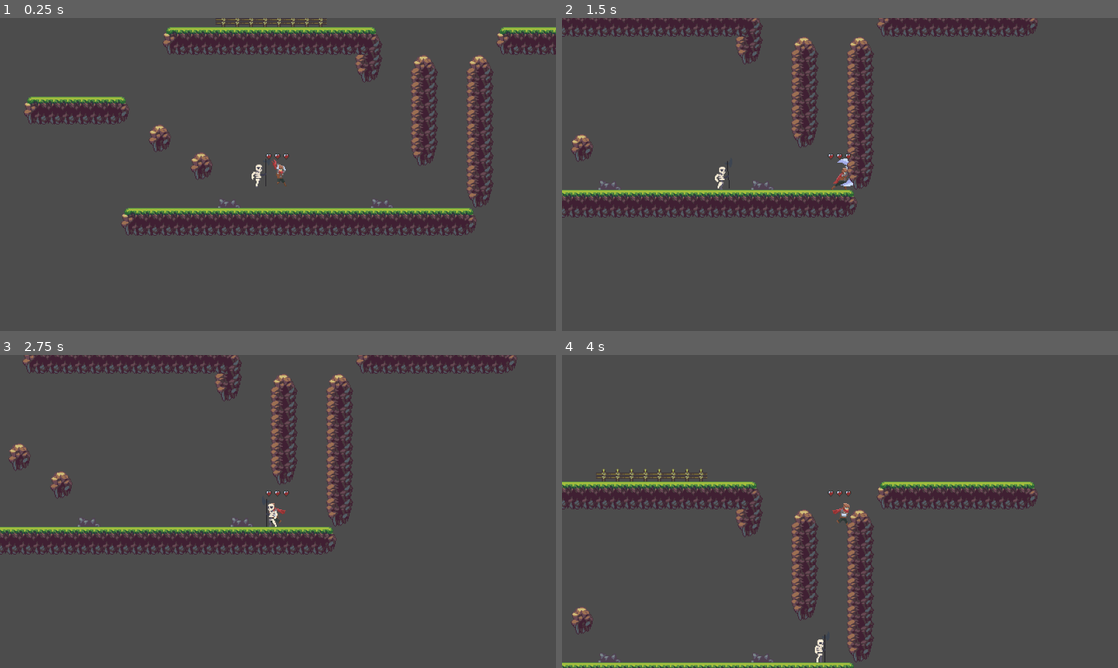
Above: before the commit, frames 1-4 (two rows, left to right).
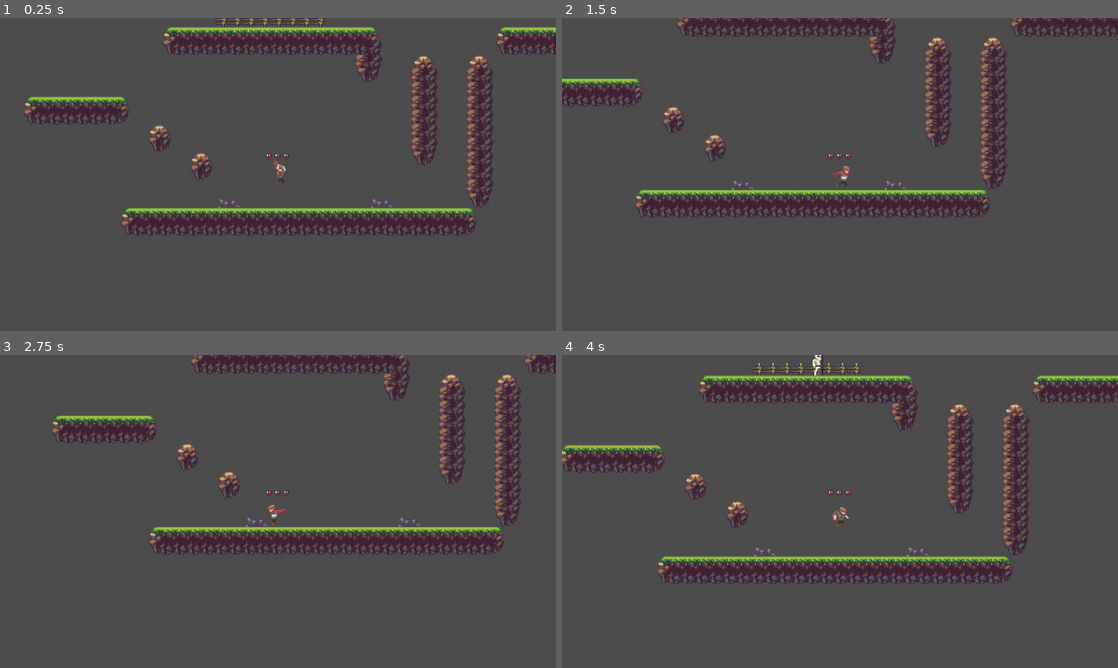
Above: after the commit, the same moments.

Repository: brigs53/GodotPlatformer
Game: Godot game, scene res://Scenes/TileMap.tscn
Two runs of this game, one before a commit and one after it. Both use one fixed random seed, a clock stepped at 60 frames per second and the inputs below.
Inputs:
- Up to frame 1 (0.25 s): no input
- Up to frame 2 (1.5 s): hold Right (ui_right) from 0.53 s (still down); tap Space (jump) at 0.6, 0.77, 1.07 s; tap V (light attack) at 1.35 s
- Up to frame 3 (2.75 s): tap Space (jump) at 1.52, 1.55, 1.82, 2.1 s; release Right (ui_right) at 2.03 s; hold Left (ui_left) from 2.03 s (still down)
- Up to frame 4 (4 s): release Left (ui_left) at 2.78 s; hold Right (ui_right) from 2.78 s (still down); tap V (light attack) at 2.85 s; tap Space (jump) at 3.02, 3.05, 3.32, 3.6, 3.77 s

The runs differ from the first frame. In frame 1, less than 0.1% of the frame differs, in the area x 45-51%, y 45-55%; in frame 2, 14%; in frame 3, 15%; in frame 4, 19%, in the area x 0-100%, y 0-100%.

Commit message:
Adjusted Movement
Added adjustable horizontal acceleration, mid air movement still needs to be fixed + direction of sprite

Diff:
--- a/GodotTest/Scenes/Player.tscn
+++ b/GodotTest/Scenes/Player.tscn
@@ -19,18 +19,6 @@
 "transitions": PoolRealArray( 1, 1 ),
 "update": 1,
 "values": [ 22, 23 ]
-}
-tracks/1/type = "value"
-tracks/1/path = NodePath(".:canIdle")
-tracks/1/interp = 1
-tracks/1/loop_wrap = true
-tracks/1/imported = false
-tracks/1/enabled = true
-tracks/1/keys = {
-"times": PoolRealArray( 0, 2.4 ),
-"transitions": PoolRealArray( 1, 1 ),
-"update": 1,
-"values": [ true, true ]
 }
 
 [sub_resource type="Animation" id=2]
@@ -61,18 +49,6 @@
 "update": 1,
 "values": [ false, true ]
 }
-tracks/2/type = "value"
-tracks/2/path = NodePath(".:canIdle")
-tracks/2/interp = 1
-tracks/2/loop_wrap = true
-tracks/2/imported = false
-tracks/2/enabled = true
-tracks/2/keys = {
-"times": PoolRealArray( 0, 2.8 ),
-"transitions": PoolRealArray( 1, 1 ),
-"update": 1,
-"values": [ false, true ]
-}
 
 [sub_resource type="Animation" id=3]
 length = 5.5
@@ -88,18 +64,6 @@
 "transitions": PoolRealArray( 1, 1, 1 ),
 "update": 1,
 "values": [ 1, 2, 3 ]
-}
-tracks/1/type = "value"
-tracks/1/path = NodePath(".:canIdle")
-tracks/1/interp = 1
-tracks/1/loop_wrap = true
-tracks/1/imported = false
-tracks/1/enabled = true
-tracks/1/keys = {
-"times": PoolRealArray( 0, 5.3 ),
-"transitions": PoolRealArray( 1, 1 ),
-"update": 1,
-"values": [ true, true ]
 }
 
 [sub_resource type="Animation" id=4]
@@ -133,30 +97,6 @@
 "transitions": PoolRealArray( 1, 1, 1, 1, 1, 1, 1, 1, 1, 1, 1, 1, 1, 1, 1, 1, 1, 1, 1 ),
 "update": 1,
 "values": [ 41, 42, 43, 44, 45, 46, 47, 48, 49, 50, 51, 52, 53, 54, 55, 56, 57, 58, 59 ]
-}
-tracks/1/type = "value"
-tracks/1/path = NodePath(".:canIdle")
-tracks/1/interp = 1
-tracks/1/loop_wrap = true
-tracks/1/imported = false
-tracks/1/enabled = true
-tracks/1/keys = {
-"times": PoolRealArray( -0.1, 6.2 ),
-"transitions": PoolRealArray( 1, 1 ),
-"update": 1,
-"values": [ false, true ]
-}
-tracks/2/type = "value"
-tracks/2/path = NodePath(".:canFall")
-tracks/2/interp = 1
-tracks/2/loop_wrap = true
-tracks/2/imported = false
-tracks/2/enabled = true
-tracks/2/keys = {
-"times": PoolRealArray( -0.1, 6.2 ),
-"transitions": PoolRealArray( 1, 1 ),
-"update": 1,
-"values": [ false, true ]
 }
 
 [sub_resource type="Animation" id=6]
--- a/GodotTest/Scenes/TileMap.tscn
+++ b/GodotTest/Scenes/TileMap.tscn
@@ -25,4 +25,4 @@
 tile_data = PoolIntArray( -983057, 8, 0, -983056, 8, 0, -983055, 8, 0, -983054, 8, 0, -983053, 8, 0, -983052, 8, 0, -98 …(965 unchanged characters)…
 
 [node name="Enemy" parent="." instance=ExtResource( 3 )]
-position = Vector2( -244.38, -103.304 )
+position = Vector2( -244.38, -300 )
--- a/GodotTest/Scenes/mainGame.gd
+++ b/GodotTest/Scenes/mainGame.gd
@@ -1,7 +1,10 @@
 extends KinematicBody2D
 
-export(float) var runSpeed = 220
-
+export(float) var runSpeed = 20
+export(float) var xdecel = 1
+export(float) var xaccel = 2
+export(float) var velCap = 10
+var move = 0.0
 var velocity = Vector2()
 export(float) var jumpHeight = 40
 export(float) var jumpTime = 0.3
@@ -10,40 +13,55 @@
 
 func _ready():
 	pass
-
 # Called every frame. 'delta' is the elapsed time since the previous frame.
 func _physics_process(delta):
-	var move = 0.0
+
+	#direction
+	if(velocity.x > 0):
+		$Sprite.flip_h= false
+	if(velocity.x < 0):
+		$Sprite.flip_h= true
+	print(move)
+
+	#velocity calculations
+	# -y is up, +y is down
+	velocity.x = move * runSpeed
 	var gravity = 2*jumpHeight/(jumpTime*jumpTime)
+	velocity.y += gravity*delta
+	velocity = move_and_slide(velocity, Vector2(0, -1))
 
-	velocity.y += gravity*delta
+	#horizontal acceleration/deceleration
+	if(abs(move) >= velCap):
+		if(sign(move) == 1):
+			move = velCap
+		else:
+			move = -1*velCap
+		#deceleration
+	if(sign(move) != 0):
+		if(sign(move) == 1):
+			move -= xdecel
+		else:
+			move += xdecel
 
+	#grounded movement
+	if(is_on_floor() == true):
+		if(Input.is_action_pressed("ui_right")):
+			move += xaccel
+			$AnimationPlayer.play("playerRun")
+		elif(Input.is_action_pressed("ui_left")):
+			move -= xaccel
+			$AnimationPlayer.play("playerRun")
+		else:
+			velocity.x = 0
+			if(canIdle):
+				$AnimationPlayer.play("playerIdle")
 
-	#movement
-	if(Input.is_action_pressed("ui_right")):
-		move += 1
-		if(velocity.x > 0):
-			$Sprite.flip_h= false
-		if(velocity.x < 0):
-			$Sprite.flip_h= true
-		if(canFall):
-			$AnimationPlayer.play("playerRun")
-
-	elif(Input.is_action_pressed("ui_left")):
-		move -= 1
-		if(velocity.x < 0):
-			$Sprite.flip_h= true
-		if(canFall):
-			$AnimationPlayer.play("playerRun")
-	else:
-		velocity.x = 0
-		if(canIdle):
-			$AnimationPlayer.play("playerIdle")
 
 	if(Input.is_action_just_pressed("jump") && is_on_floor() == true):
 		$AnimationPlayer.play("playerJump")
 		velocity.y = -2*jumpHeight/jumpTime
 
+	#wall jump
 	if(Input.is_action_just_pressed("jump") && is_on_floor() == false && is_on_wall() == true):
 		canFall = false
 		$AnimationPlayer.play("playerFlip")
@@ -52,6 +70,8 @@
 	#falling animation
 	if(is_on_floor() != true && velocity.y > 0 && canFall == true):
 		$AnimationPlayer.play("playerFalling")
+
+
 
 	#attack animations
 	if(Input.is_action_just_pressed("light attack") && canFall == true):
@@ -63,10 +83,7 @@
 		$AnimationPlayer.play("playerLightAttack")
 		print("Can idle is now ", canIdle)
 
-	#movement calculations
-	velocity.x = move * runSpeed
-	# -y is up, +y is down
-	velocity = move_and_slide(velocity, Vector2(0, -1))
+
 
 
 
